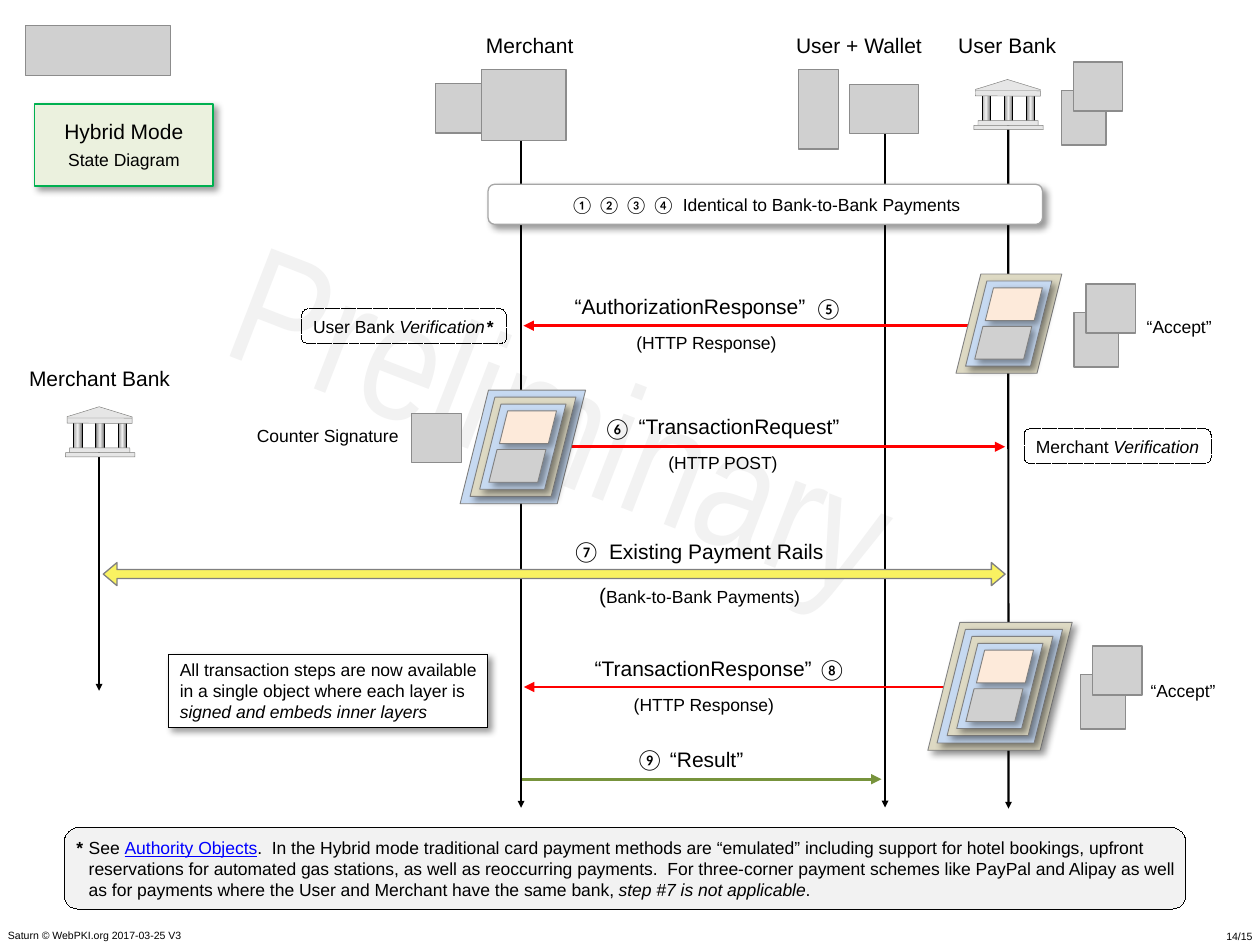
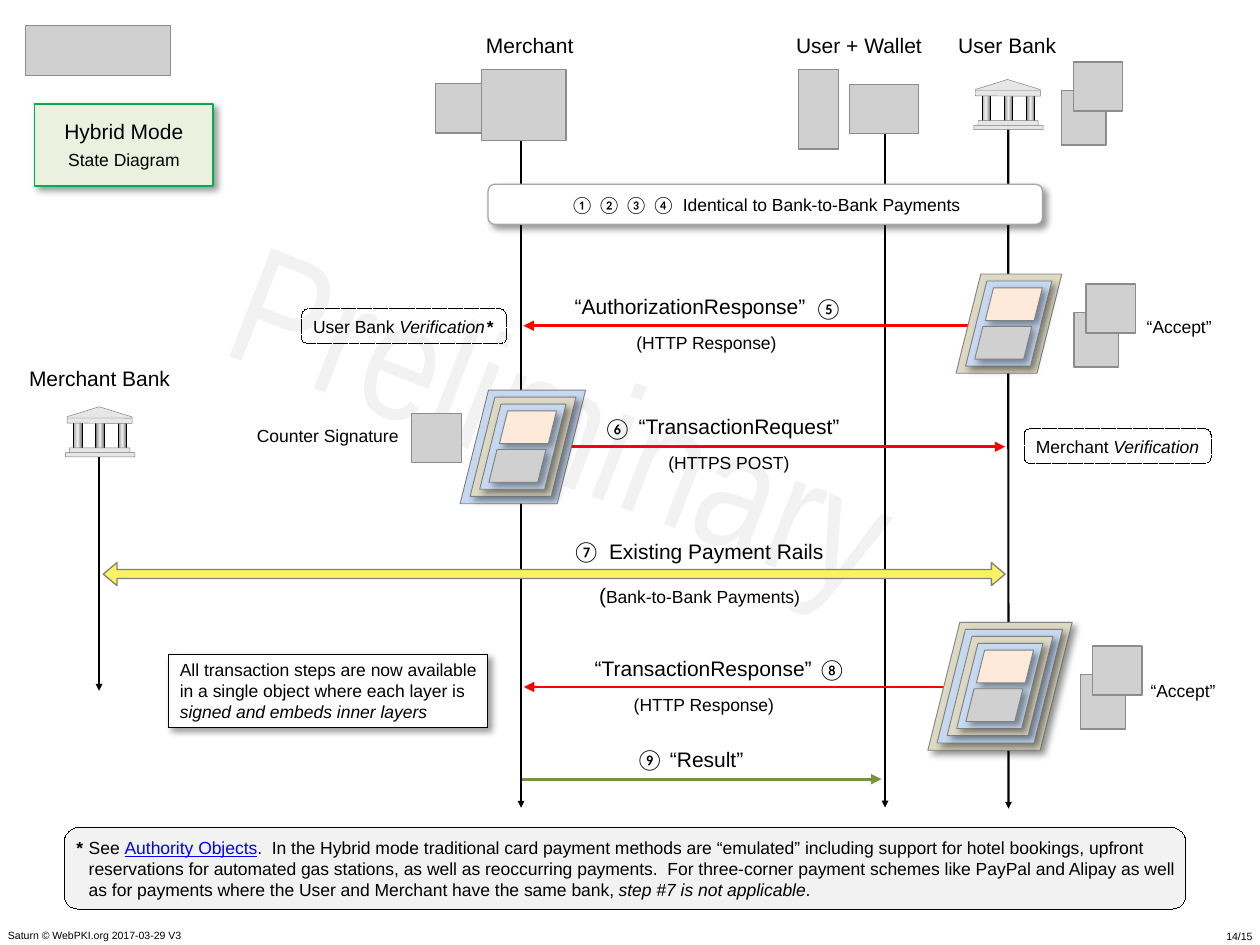
Before and after one commit to cyberphone/doc, a slide deck: slide 14 of saturn/saturn-v3-presentation.pptx. Drawn at 1260x945 pixels with LibreOffice and Linux fonts; fonts in the diff are those of the drawing; grey boxes stand for pictures. Boxes give left, top, right and bottom in pixels: in the first picture for what was removed or moved away, otherwise in the second. Text is boxed around its words. In the diff, an @@ line names an element or a change of style, - is before the commit and + after.

```diff
--- a/saturn/saturn-v3-presentation.pptx
+++ b/saturn/saturn-v3-presentation.pptx
@@ text at <box>668,456,789,473</box>: text changed @@
-(HTTP POST)
+(HTTPS POST)
@@ text at <box>8,931,181,941</box>: text changed @@
-Saturn © WebPKI.org 2017-03-25 V3
+Saturn © WebPKI.org 2017-03-29 V3
```
Also in this commit, not shown: 14 other slides changed, 1 other file.
